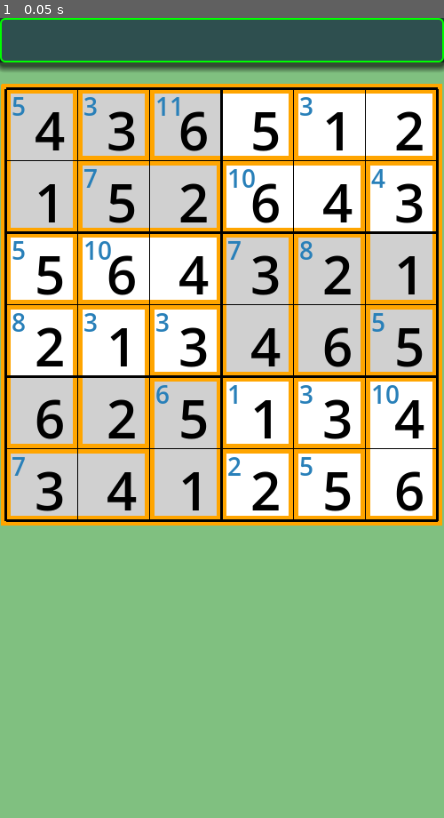
Above: before the commit, frame 1.
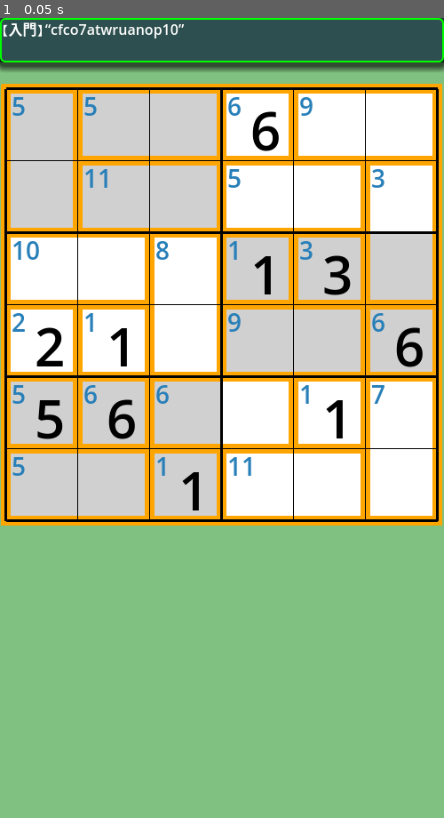
Above: after the commit, the same moment.

Repository: vivisuke/GD4KillerSudoku6
Game: Godot game, scene res://main_scene.tscn
Two runs of this game, one before a commit and one after it. Both use one fixed random seed, a clock stepped at 60 frames per second and the inputs below.
Inputs:
- Up to frame 1 (0.05 s): no input

The runs differ from the first frame. In frame 1, 8.8% of the frame differs, in the area x 0-96%, y 0-63%.

Commit message:
0018 ◎ C 04/05 04/05 0.001│ToDo│（解が一意の）問題生成

Diff:
--- a/GD4KillerSudoku6/main_scene.tscn
+++ b/GD4KillerSudoku6/main_scene.tscn
@@ -20,6 +20,11 @@
 color = Color(0.180392, 0.309804, 0.309804, 1)
 script = ExtResource("1_ltfgv")
 
+[node name="Label" type="Label" parent="TitleBar"]
+layout_mode = 0
+offset_right = 40.0
+offset_bottom = 23.0
+
 [node name="Board" type="ColorRect" parent="."]
 offset_left = 7.0
 offset_top = 80.0
--- a/GD4KillerSudoku6/scripts/main_scene.gd
+++ b/GD4KillerSudoku6/scripts/main_scene.gd
@@ -168,8 +168,104 @@
 	num_used.resize(N_HORZ + 1)		# +1 for 0
 	#
 	gen_ans()
-	gen_cages()
+	#gen_cages()
+	gen_quest()
 	pass # Replace with function body.
+func gen_qName():
+	g.qRandom = true
+	g.qName = ""
+	rng.randomize()
+	for i in range(15):
+		var r = rng.randi_range(0, 10+26-1)
+		if r < 10: g.qName += str(r+1)
+		else: g.qName += "%c" % (r - 10 + 0x61)		# 0x61 is 'a'
+func gen_quest():
+	# undone: 問題集以外の場合対応
+	#if g.todaysQuest:		# 今日の問題の場合
+	#	g.qLevel += 1
+	#	if g.qLevel > 2: g.qLevel = 0
+	#elif g.qNumber == 0:		# 問題自動生成の場合
+	#	g.qRandom = true		#
+	#	gen_qName()
+	#else:					# 問題集の場合
+	#	g.qNumber += 1
+	#	g.qName = "%06d" % g.qNumber
+	if g.qNumber != 0:	# 問題集の場合
+		$NextButton.disabled = g.qNumber > g.nSolved[g.qLevel]
+	elif !g.todaysQuest:		# ランダム生成の場合
+		if g.qName == "":
+			gen_qName()
+			$TitleBar/Label.text = titleText()
+	var stxt = g.qName+str(g.qLevel)
+	if g.qNumber != 0: stxt += "Q"
+	seed(stxt.hash())
+	rng.set_seed(stxt.hash())
+	while true:
+		gen_ans()
+		gen_cages()
+		if g.qLevel == LVL_BEGINNER:
+			if count_n_cell_cage(1) < 8:
+				continue			# 再生成
+		#	#split_2cell_cage()		# 1セルケージ数が４未満なら２セルケージを分割
+		#el
+		if g.qLevel == LVL_NORMAL:
+			merge_2cell_cage()
+			#if count_n_cell_cage(3) <= 3:
+			#merge_2cell_cage()
+		#print_cages()
+		#gen_cages_3x2()		# 3x2 単位で分割
+		#break
+		#ans_bit = cell_bit.duplicate()
+		#break
+		if is_proper_quest():
+			break
+	#print_ans()
+	fill_1cell_cages()
+	update_cages_sum_labels()
+	solvedStat = false
+	g.elapsedTime = 0.0
+	#ans_bit = cell_bit.duplicate()
+	#print_ans()
+	print_ans_num()
+func fill_1cell_cages():
+	for ci in range(cage_list.size()):
+		var cage = cage_list[ci]
+		if cage[CAGE_IX_LIST].size() == 1:
+			var ix = cage[CAGE_IX_LIST][0]
+			cell_bit[ix] = num_to_bit(cage[CAGE_SUM])
+			input_labels[ix].text = str(cage[CAGE_SUM])
+func count_n_cell_cage(n):
+	var cnt = 0
+	for i in range(cage_list.size()):
+		if cage_list[i][CAGE_IX_LIST].size() == n: cnt += 1
+	return cnt
+func find_2cell_cage():		# 2セルケージを探す
+	while true:
+		var ix = rng.randi_range(0, cage_list.size() - 1)
+		if cage_list[ix][CAGE_IX_LIST].size() == 2:
+			return ix
+func split_2cell_cage():		# 1セルケージ数が４未満なら２セルケージを分割
+	if count_n_cell_cage(1) >= 4: return
+	var cix = find_2cell_cage()		# 2セルケージを探す
+	var cage = cage_list[cix]
+	var ix2 = cage[CAGE_IX_LIST][1]		# ２番めの要素
+	cage_ix[ix2] = cage_list.size()
+	var t = [bit_to_num(cell_bit[ix2]), [ix2]]
+	cage_list.push_back(t)
+	var ix1 = cage[CAGE_IX_LIST][0]		# 1番めの要素
+	cage = [bit_to_num(cell_bit[ix1]), [ix1]]
+	#update_cages_sum_labels()
+	cage_labels[ix1].text = str(get_cell_numer(ix1))
+	cage_labels[ix2].text = str(get_cell_numer(ix2))
+func classText() -> String:
+	if g.qLevel == LVL_BEGINNER: return "【入門】"
+	elif g.qLevel == 1: return "【初級】"
+	elif g.qLevel == 2: return "【初中級】"
+	return ""
+func titleText() -> String:
+	var tt = classText()
+	#elif g.qLevel == LVL_NOT_SYMMETRIC: tt = "【非対称】"
+	return tt + "“" + g.qName + "”"
 
 func xyToIX(x, y) -> int: return x + y * N_HORZ
 func num_to_bit(n : int): return 1 << (n-1) if n > 0 else 0
@@ -292,7 +388,7 @@
 		var lst = []
 		for x in range(N_HORZ):
 			var n = bit_to_num(cell_bit[ix])
-			input_labels[ix].text = "%d" % n
+			#input_labels[ix].text = "%d" % n
 			lst.push_back(n)
 			ix += 1
 		print(lst)
@@ -506,4 +602,145 @@
 		var sum = item[CAGE_SUM]
 		var lst = item[CAGE_IX_LIST]
 		if sum != 0:
-			cage_labels[lst.min()].text = String(sum)
+			cage_labels[lst.min()].text = str(sum)
+func ipq_sub(cix, lix, ub, sum) -> bool:	# false for 解の個数が２以上
+	if cix == cage_list.size():
+		nAnswer += 1
+		print(nAnswer, ":")
+		print_cells()	# cell_bit の内容を表示
+		for i in range(N_CELLS):
+			ans_num[i] = bit_to_num(cell_bit[i])
+			#ans_bit[i] = cell_bit[i]
+		#print_ans()
+		print_ans_num()
+	else:
+		var cage = cage_list[cix]
+		if cage[CAGE_SUM] == 0:
+			ipq_sub(cix+1, 0, 0, 0)
+			return nAnswer < 2
+		#if cage[CAGE_IX_LIST].size() == 1:
+		#	print("cage[CAGE_IX_LIST].size() == 1")
+		var ix = cage[CAGE_IX_LIST][lix]
+		assert( ix >= 0 && ix < N_CELLS )
+		var x = ix % N_HORZ
+		var y = ix / N_HORZ
+		var x3 = x / 3
+		var y2 = y / 2
+		var bix = y2 * 2 + x3
+		var bits = ~(ub | line_used[y] | column_used[x] | box_used[bix]) & ALL_BITS
+		if !bits: return true		# 配置可能ビット無し
+		if lix == cage[CAGE_IX_LIST].size() - 1:		# 最後のセルの場合
+			var n = cage[CAGE_SUM] - sum
+			var b = num_to_bit(n)
+			if n <= 0 || (bits&b) == 0:
+				return true
+			line_used[y] |= b
+			column_used[x] |= b
+			box_used[bix] |= b
+			cell_bit[ix] = b
+			if !ipq_sub(cix+1, 0, 0, 0):
+				return false
+			line_used[y] ^= b
+			column_used[x] ^= b
+			box_used[bix] ^= b
+		else:	# 最後のセルでない場合
+			while bits != 0:
+				var b = -bits & bits		# 最も小さい１のビット
+				bits ^= b					# b のビットを消去
+				line_used[y] |= b
+				column_used[x] |= b
+				box_used[bix] |= b
+				cell_bit[ix] = b
+				if !ipq_sub(cix, lix+1, (ub | b), sum+bit_to_num(b)):
+					return false
+				line_used[y] ^= b
+				column_used[x] ^= b
+				box_used[bix] ^= b
+		#assert( ix >= 0 && ix < N_CELLS )
+		cell_bit[ix] = 0
+	return nAnswer < 2
+# cage_list をチェック、手がかり数字は無し
+func is_proper_quest() -> bool:
+	nAnswer = 0
+	for ix in range(N_CELLS): cell_bit[ix] = 0
+	for ix in range(N_HORZ):
+		line_used[ix] = 0
+		column_used[ix] = 0
+		box_used[ix] = 0
+	ipq_sub(0, 0, 0, 0)
+	return nAnswer == 1
+func set_quest(cages):
+	quest_cages = cages
+	##for y in range(N_VERT):
+	##	for x in range(N_HORZ):
+	##		$Board/CageTileMap.set_cell(x, y, -1)
+	#var col = 0
+	for cix in range(cages.size()):
+		var item = cages[cix]			# [sum, col, ix1, ix2, ... ]
+		cage_labels[item[1]].text = String(item[0])
+		var x1 = item[1] % N_HORZ
+		var y1 = item[1] / N_HORZ
+		#while( $Board/CageTileMap.get_cell(x1, y1-1) == col || $Board/CageTileMap.get_cell(x1-1, y1) == col ||
+		#		$Board/CageTileMap.get_cell(x1, y1+1) == col || $Board/CageTileMap.get_cell(x1+1, y1) == col ):
+		#	col = (col + 1) % N_COLOR
+		#var col = item[1]
+		for k in range(1, item.size()):
+			cage_ix[item[k]] = cix
+			#var x = item[k] % N_HORZ
+			#var y = item[k] / N_HORZ
+			#$Board/CageTileMap.set_cell(x, y, col)
+	$Board/CageGrid.cage_ix = cage_ix
+	$Board/CageGrid.update()
+	#update()
+func is_duplicated(ix : int):
+	var n = get_cell_numer(ix)
+	if n == 0: return false
+	var x = ix % N_HORZ
+	var y = ix / N_HORZ
+	for t in range(N_HORZ):
+		if t != x && get_cell_numer(xyToIX(t, y)) == n:
+			return true
+		if t != y && get_cell_numer(xyToIX(x, t)) == n:
+			return true
+	var x0 = x - x % 3		# 3x2ブロック左上位置
+	var y0 = y - y % 2
+	for v in range(N_BOX_VERT):
+		for h in range(N_BOX_HORZ):
+			var ix3 = xyToIX(x0+h, y0+v)
+			if ix3 != ix && get_cell_numer(ix3) == n:
+				return true
+	# ケージ内の重複チェック
+	var cage = cage_list[cage_ix[ix]]
+	if cage[CAGE_IX_LIST].size() != 1:
+		#var bit = cell_bit[ix]
+		var lst = cage[CAGE_IX_LIST]
+		for i in range(lst.size()):
+			if lst[i] != ix && get_cell_numer(lst[i]) == n:
+				return true
+	return false
+func check_duplicated():
+	nDuplicated = 0
+	for ix in range(N_CELLS):
+		if is_duplicated(ix):
+			nDuplicated += 1
+			clue_labels[ix].add_color_override("font_color", COLOR_DUP)
+			input_labels[ix].add_color_override("font_color", COLOR_DUP)
+		else:
+			clue_labels[ix].add_color_override("font_color", COLOR_CLUE)
+			input_labels[ix].add_color_override("font_color", COLOR_INPUT)
+	pass
+func check_cages():		# 必ず check_duplicated() の直後にコールすること
+	for i in range(cage_list.size()):
+		var ixs = cage_list[i][1]
+		var sum = 0
+		for k in range(ixs.size()):
+			var n = get_cell_numer(ixs[k])
+			if n == 0:
+				sum = 0
+				break
+			sum += n
+		if sum != 0 && sum != cage_list[i][0]:
+			nDuplicated += 1
+			for k in range(ixs.size()):
+				input_labels[ixs[k]].add_color_override("font_color", COLOR_DUP)
+	pass
Not shown, changed: GD4KillerSudoku6.spr
